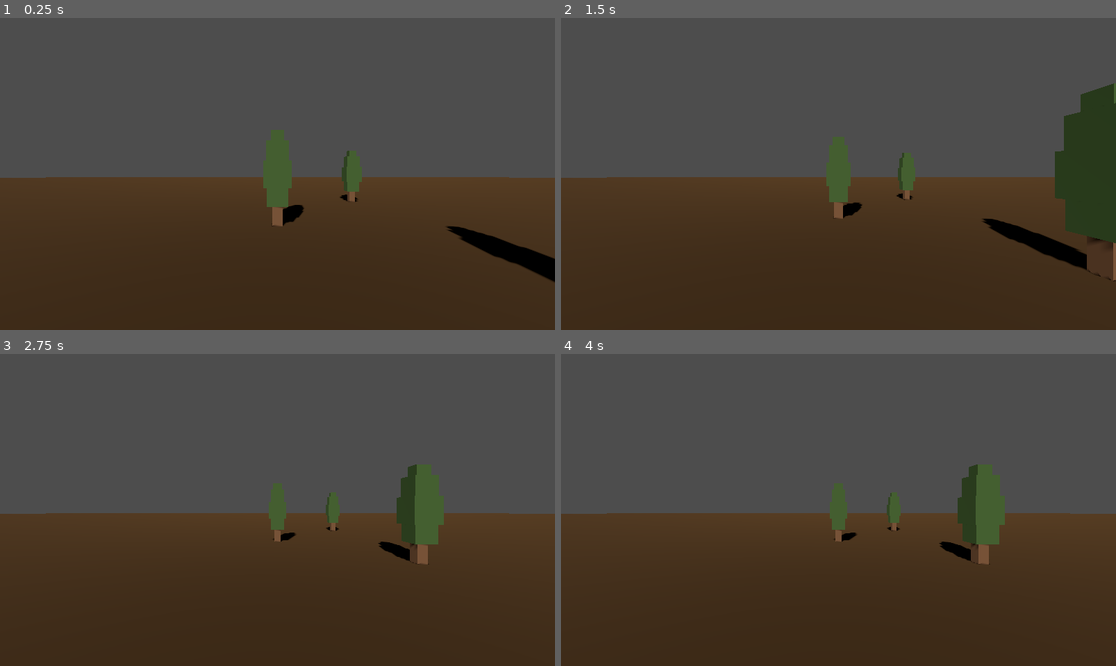
Above: before the commit, frames 1-4 (two rows, left to right).
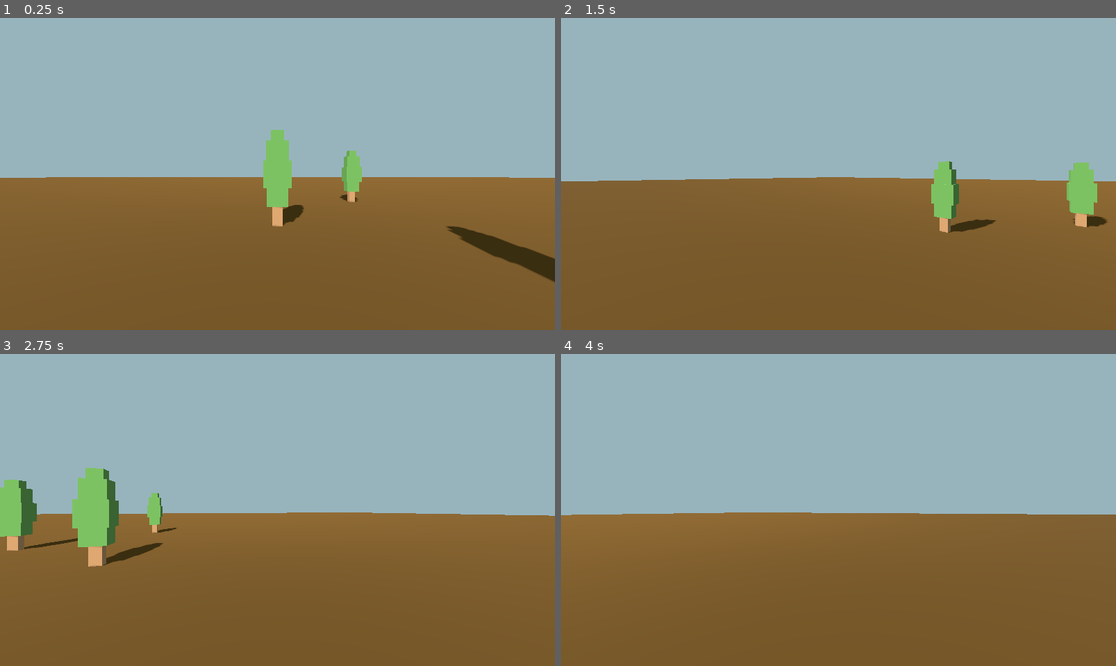
Above: after the commit, the same moments.

Repository: Esosek/Tondacraft_Course
Game: Godot game, scene res://scenes/game.tscn
The game is run twice, just before and just after one commit, with the same random seed, the same clock (stepped at 60 frames per second) and the same inputs.
Inputs (mouse positions are in pixels of both pictures, inside the frame that each line leads up to):
- Up to frame 1 (0.25 s): no input
- Up to frame 2 (1.5 s): tap Enter (ui_accept) at 0.5, 0.6 s; move the mouse to (960, 158) at 0.52 s; hold D (move_right) 0.53-1.28 s; tap Space (jump) at 0.77, 0.8, 1.07, 1.35 s; move the mouse to (727, 189) at 1.27 s; hold Down (move_back) from 1.28 s (still down)
- Up to frame 3 (2.75 s): tap Space (jump) at 1.52, 1.82, 2.3 s; tap Enter (ui_accept) at 1.55, 2.1 s; move the mouse to (333, 441) at 2.02 s; release Down (move_back) at 2.03 s; hold D (move_right) from 2.03 s (still down)
- Up to frame 4 (4 s): move the mouse to (810, 572) at 2.77 s; release D (move_right) at 2.78 s; hold W (move_forward) 2.78-3.53 s; tap Enter (ui_accept) at 2.85 s; tap Space (jump) at 3.02, 3.32, 3.6, 3.77 s; move the mouse to (1005, 556) at 3.52 s; hold A (move_left) from 3.53 s (still down)

The runs differ from the first frame. In frame 1, 100% of the frame differs, in the area x 0-100%, y 0-100%; in frame 2, 100%; in frame 3, 100%; in frame 4, 100%.

Commit message:
Konec lekce 2

Diff:
--- a/scenes/game.tscn
+++ b/scenes/game.tscn
@@ -9,6 +9,16 @@
 albedo_color = Color(0.401934, 0.270295, 0.118309, 1)
 
 [sub_resource type="PlaneMesh" id="PlaneMesh_xtr1w"]
+
+[sub_resource type="ProceduralSkyMaterial" id="ProceduralSkyMaterial_togyk"]
+
+[sub_resource type="Sky" id="Sky_5hvbs"]
+sky_material = SubResource("ProceduralSkyMaterial_togyk")
+
+[sub_resource type="Environment" id="Environment_q4wxb"]
+background_mode = 1
+background_color = Color(0.593838, 0.705651, 0.742639, 1)
+sky = SubResource("Sky_5hvbs")
 
 [node name="Game" type="Node"]
 
@@ -28,6 +38,7 @@
 shadow_enabled = true
 
 [node name="Player" parent="." instance=ExtResource("1_vgmdg")]
+speed = 4
 
 [node name="Trees" type="Node3D" parent="."]
 
@@ -39,3 +50,6 @@
 
 [node name="Tree3" parent="Trees" instance=ExtResource("2_fe5kp")]
 transform = Transform3D(1, 0, 0, 0, 1, 0, 0, 0, 1, 0, 0, -6)
+
+[node name="WorldEnvironment" type="WorldEnvironment" parent="."]
+environment = SubResource("Environment_q4wxb")
--- a/scenes/player/player.gd
+++ b/scenes/player/player.gd
@@ -1,28 +1,51 @@
+class_name Player
 extends CharacterBody3D
 
+# celý číslo = int
+# text = String (musí být uvozovky)
+# desetinné číslo = float
+# pravda / nepravda (true / false) = boolean
 
-const SPEED = 5.0
-const JUMP_VELOCITY = 4.5
+# násobení = *
+# dělení = /
+
+@export var speed = 5
+@export var jump_velocity = 4.5
+@export var mouse_sensitivity = 0.002
+
+# Když zapnu hru, Godot zavolá tuhle funkci
+func _init():
+	print("Hra spuštěna!")
+	Input.set_mouse_mode(Input.MOUSE_MODE_CAPTURED)
 
 
-func _physics_process(delta: float) -> void:
+# Když je hráč poprvé ve hře
+func _ready():
+	pass
+
+
+func _physics_process(delta: float):
 	# Add the gravity.
 	if not is_on_floor():
 		velocity += get_gravity() * delta
 
 	# Handle jump.
-	if Input.is_action_just_pressed("ui_accept") and is_on_floor():
-		velocity.y = JUMP_VELOCITY
+	if Input.is_action_just_pressed("jump") and is_on_floor():
+		velocity.y = jump_velocity
 
 	# Get the input direction and handle the movement/deceleration.
 	# As good practice, you should replace UI actions with custom gameplay actions.
-	var input_dir := Input.get_vector("ui_left", "ui_right", "ui_up", "ui_down")
+	var input_dir := Input.get_vector("move_left", "move_right", "move_forward", "move_back")
 	var direction := (transform.basis * Vector3(input_dir.x, 0, input_dir.y)).normalized()
 	if direction:
-		velocity.x = direction.x * SPEED
-		velocity.z = direction.z * SPEED
+		velocity.x = direction.x * speed
+		velocity.z = direction.z * speed
 	else:
-		velocity.x = move_toward(velocity.x, 0, SPEED)
-		velocity.z = move_toward(velocity.z, 0, SPEED)
+		velocity.x = move_toward(velocity.x, 0, speed)
+		velocity.z = move_toward(velocity.z, 0, speed)
 
 	move_and_slide()
+
+func _unhandled_input(event: InputEvent):
+	if event is InputEventMouseMotion:
+		rotate_y(-event.relative.x * mouse_sensitivity)
Not shown: 1 places in scenes/game.tscn that only renumber resources
Not shown, added: ukoly/lekce_02.txt
